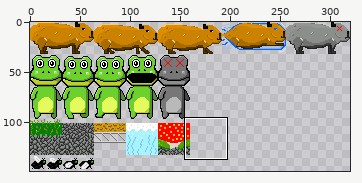
Edited in one commit: sprite sheet (assets/Sprite_Sheet.png). The first picture is a wide view before the edit; the outline marks the close-up.
Close-up. Earlier state:
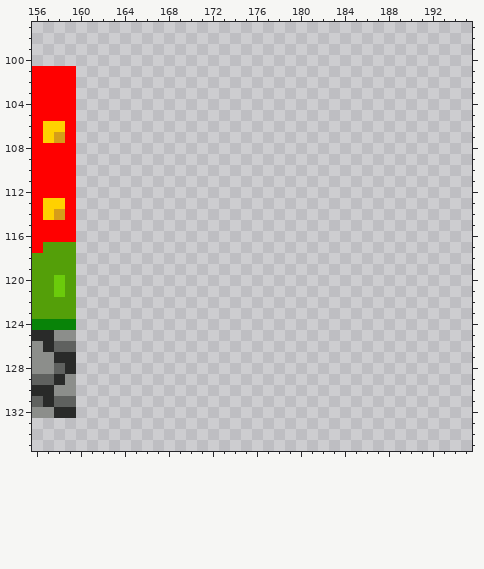
The file is 320x149 pixels. Pixels under 10% opacity are left out. Colours within 5 levels of each other are drawn and written as one. Shown: x 156..195, y 97..135.
The result:
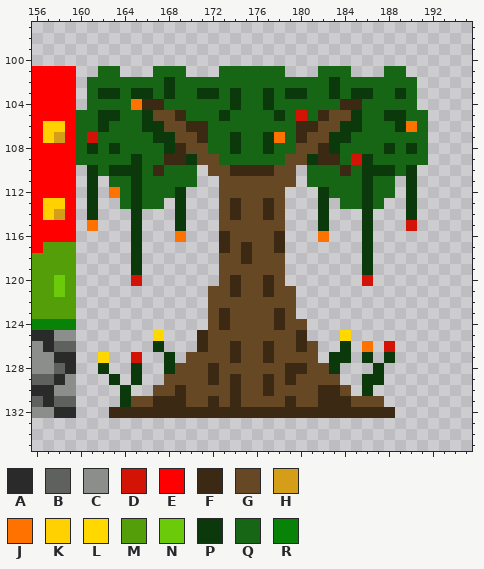
Palette (. is transparent): A #292a29  B #5f615f  C #8c8e8b  D #d21306  E #ff0000  F #3b2914  G #674824  H #d59e19  J #ff7200  K #ffd100  L #ffd800  M #549f09  N #6bcb0b  P #0c390b  Q #176616  R #088308
From old to new:
y 101: x 162..163 .. -> QQ; x 167..169 ... -> QQQ; x 173..178 ...... -> QQQQQQ; x 182..184 ... -> QQQ; x 188..189 .. -> QQ
y 102: x 161..190 .............................. -> QQQQQQQPQQQQQQQQQQQQQQPQQQQQQQ
y 103: x 161..190 .............................. -> QPPQPPQPQQPPQPQQPQPPQQPQPPQQPQ
y 104: x 161..190 .............................. -> QQQQJFFQQQQQQPQQPQQQQQQFFQQQQQ
y 105: x 160..191 ................................ -> QQPPQQPGGFQQQPQQQQPQDQFGGPQQPPQQ
y 106: x 160..191 ................................ -> QQPQQQPPGGFFQQQQQQQQFFGGPPQQQPJQ
y 107: x 160..191 ................................ -> QDQQQQQPPGGFQQPQQPJQFGGPPQQQQQQQ
y 108: x 160..191 ................................ -> QPQPQQQQPFGGQQPQQPQQGGFPQQQQPQPQ
y 109: x 160..191 ................................ -> QQQQQPQQFFPGGQQQQQQGGPFFQDPQQQQQ
y 110: x 161..170 .......... -> PQPPPQFQQQ; x 172..179 ........ -> GGFFFFGG; x 181..190 .......... -> QQQFQPPPQP
y 111: x 161 . -> P; x 163..170 ........ -> QQPQQQQQ; x 173..179 ....... -> GGGGGGG; x 181..188 ........ -> QQQQQPQQ; x 190 . -> P
y 112: x 161 . -> P; x 163..169 ....... -> JQPQQQP; x 173..178 ...... -> GGGGGG; x 182..188 ....... -> PQQQPQQ; x 190 . -> P
y 113: x 161 . -> P; x 164..167 .... -> QPQQ; x 169 . -> P; x 173..178 ...... -> GFGGFG; x 182 . -> P; x 184..187 .... -> QQPQ; x 190 . -> P
y 114: x 161 . -> P; x 165 . -> P; x 169 . -> P; x 173..178 ...... -> GFGGFG; x 182 . -> P; x 186 . -> P; x 190 . -> P
y 115: x 161 . -> J; x 165 . -> P; x 169 . -> P; x 173..178 ...... -> GGGGGG; x 182 . -> P; x 186 . -> P; x 190 . -> D
y 116: x 165 . -> P; x 169 . -> J; x 173..178 ...... -> FGGGGF; x 182 . -> J; x 186 . -> P
y 117: x 165 . -> P; x 173..178 ...... -> FGFGGF; x 186 . -> P
y 118: x 165 . -> P; x 173..178 ...... -> GGFGGG; x 186 . -> P
y 119: x 165 . -> P; x 173..178 ...... -> GGGGGG; x 186 . -> P
y 120: x 165 . -> D; x 173..178 ...... -> GFGGFG; x 186 . -> D
y 121: x 172..179 ........ -> GGFGGFGG
y 122: x 172..179 ........ -> GGGGGGGG
y 123: x 172..179 ........ -> GFGGGGFG
y 124: x 172..180 ......... -> GFGGGGFGG
y 125: x 167 . -> L; x 171..180 .......... -> FGGGGGGGGF; x 184 . -> L
y 126: x 167 . -> P; x 171..181 ........... -> FGGFGGFGGFG; x 184 . -> P; x 186 . -> J; x 188 . -> D
y 127: x 162 . -> L; x 165 . -> D; x 168 . -> P; x 170..181 ............ -> GGGGFGGFGGGG; x 183..184 .. -> PP; x 186 . -> P; x 188 . -> P
y 128: x 162 . -> P; x 165 . -> P; x 168..183 ................ -> PGGGFGGGGGGFFGGP; x 187 . -> P
y 129: x 163 . -> P; x 165 . -> P; x 168..183 ................ -> GGGGFGFGGFGFGGGG; x 186..187 .. -> PP
y 130: x 164 . -> P; x 167..184 .................. -> GGFGGGGFGGFGGGGFFG; x 186 . -> P
y 131: x 164..187 ........................ -> PGGFFFGGFGFGGGGFGGFFFGGG
y 132: x 163..188 .......................... -> FFFFFFFFFFFFFFFFFFFFFFFFFF
